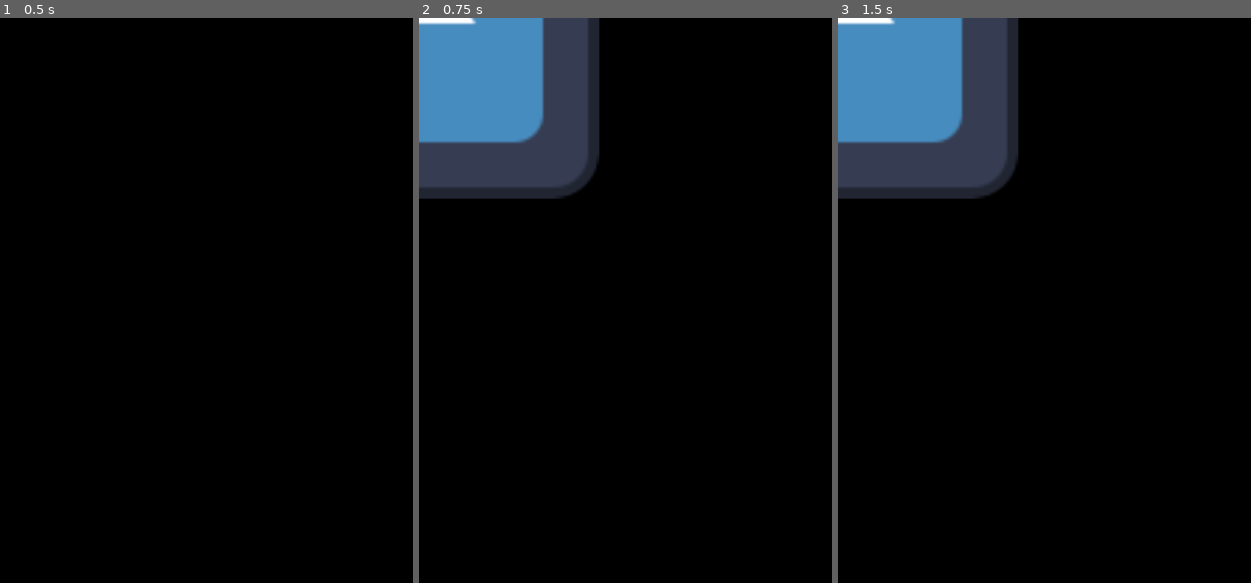
Above: before the commit, frames 1-3 (left to right).
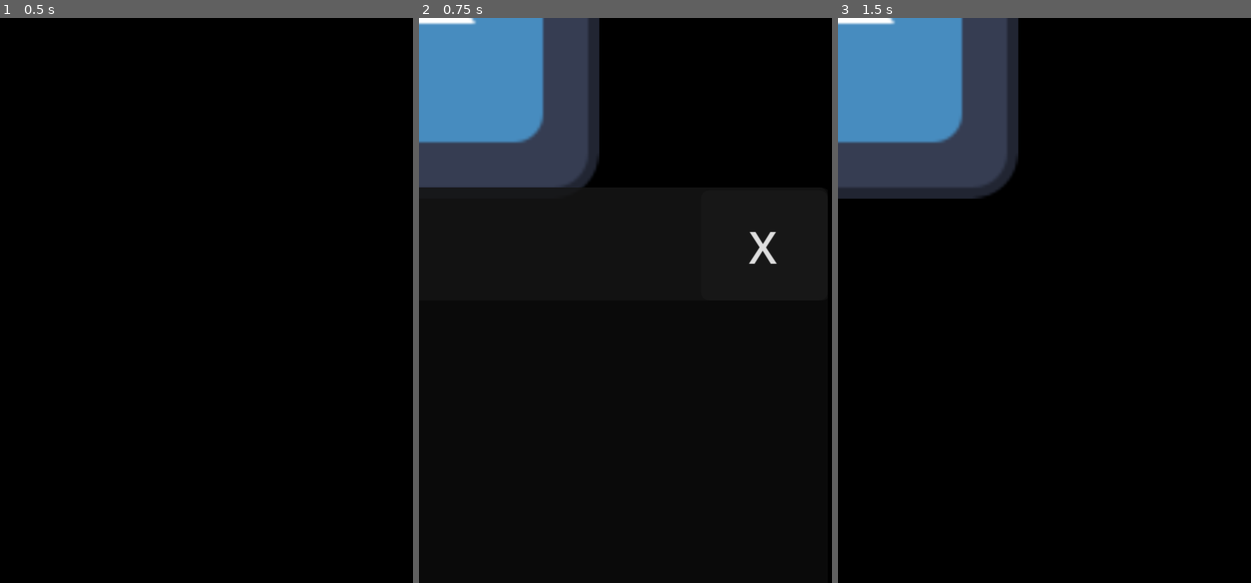
Above: after the commit, the same moments.

Repository: viywolf/Desktop-Pet
Game: Godot game, scene res://main.tscn
Same seed, same stepped clock (60 frames per second), same inputs: the game is played once before the commit and once after it. The engine's default icon, where the game draws it, is replaced by a stand-in: a white triangle on a blue panel in a dark square.
Inputs (mouse positions are in pixels of both pictures, inside the frame that each line leads up to):
- Up to frame 1 (0.5 s): no input
- Up to frame 2 (0.75 s): tap Enter at 0.5 s; move the mouse to (670, 413) at 0.52 s; press the mouse at (670, 413) at 0.53 s; hold Up (ui_up) from 0.53 s (still down)
- Up to frame 3 (1.5 s): right-click (1089, 413) at 0.8 s; release Up (ui_up) at 1.25 s; release the mouse at (1089, 413) at 1.25 s; click (1184, 244) at 1.25 s, where only the run after the commit has a clickable "X"

Frame 1 is identical in both runs. In frame 2, 0.3% of the frame differs, in the area x 0-87%, y 30-44%; in frame 3, nothing differs.

Commit message:
Right click menu

Diff:
--- a/behaviour.gd
+++ b/behaviour.gd
@@ -26,6 +26,8 @@
 
 var left_click_held := false
 
+var mouse_in_menu := false
+
 func _ready() -> void:
 	Engine.max_fps = 24
 	screen_size = Vector2(DisplayServer.screen_get_size())
@@ -49,34 +51,27 @@
 
 	if Input.is_action_just_pressed("ui_up"):
 		add_new_window()
+		open_options_window(offset)
 
 	# F8 Key
 	if Input.is_action_just_pressed("Terminate Program"):
 		print("I leave now, bye")
 		get_tree().quit()
 
-	if Input.is_action_pressed("Left Click") == false:
-		if left_click_held:
-			left_click_held = false
-			is_dragging = false
-			print("not dragging5")
-
-	#"""
 	if is_mouse_in_area:
 		if Input.is_action_just_pressed("Left Click"):
-			is_dragging = true
-			has_right_clicked = false
-			print("Left clicked!")
-		if Input.is_action_just_released("Left Click"):
+			if not mouse_in_menu:
+				is_dragging = true
+				has_right_clicked = false
+				print("Left clicked!")
+		elif Input.is_action_just_released("Left Click"):
 			is_dragging = false
-		if Input.is_action_just_pressed("Right Click"):
+		elif Input.is_action_just_pressed("Right Click"):
 			is_dragging = false
 			has_right_clicked = true
 			print("Right clicked!")
-	#"""
 
 	if is_dragging:
-		print("is dragging")
 		if saved_local_mouse_pos == Vector2.ZERO:
 			saved_local_mouse_pos = local_mouse_pos
 		var new_win_pos: Vector2 = mouse_pos - saved_local_mouse_pos
@@ -131,22 +126,6 @@
 		direction.y *= -1
 		try_to_idle()
 
-
-func _input(event: InputEvent) -> void:
-	print(event)
-	if event is InputEventMouseButton and event.pressed:
-		if event.button_index == MOUSE_BUTTON_LEFT:
-			print("left click")
-			left_click_held = true
-			if is_mouse_in_area:
-				print("Is in area and left click")
-				is_dragging = true
-		if event.button_index == MOUSE_BUTTON_RIGHT:
-			print("right click")
-	if is_dragging and not event.pressed:
-		is_dragging = false
-
-
 func try_to_idle() -> void:
 	if randf() < 0.3:
 		is_idling = true
@@ -168,3 +147,17 @@
 	add_child(new_window)
 	count += 1
 	print(count)
+
+
+func open_options_window(mouse_position: Vector2) -> void:
+	var options_window = load("res://options_window.tscn").instantiate()
+	options_window.position = mouse_position
+	add_child(options_window)
+
+
+func _on_menu_mouse_entered() -> void:
+	mouse_in_menu = true
+
+
+func _on_menu_mouse_exited() -> void:
+	mouse_in_menu = false
--- a/main.tscn
+++ b/main.tscn
@@ -34,20 +34,38 @@
 
 [node name="WindowPopup" type="Node2D" parent="MainWindow" unique_id=656472611]
 
-[node name="HBoxContainer" type="HBoxContainer" parent="MainWindow/WindowPopup" unique_id=682292283]
-offset_left = -60.0
-offset_top = -20.0
-offset_right = 63.0
-offset_bottom = 20.0
+[node name="Menu" type="Control" parent="MainWindow/WindowPopup" unique_id=1490537136]
+layout_mode = 3
+anchors_preset = 0
+offset_left = -62.0
+offset_top = -23.0
+offset_right = 62.0
+offset_bottom = 15.0
 
-[node name="LeftButton" type="Button" parent="MainWindow/WindowPopup/HBoxContainer" unique_id=1681658003]
+[node name="Panel" type="Panel" parent="MainWindow/WindowPopup/Menu" unique_id=817560434]
+layout_mode = 0
+offset_right = 125.0
+offset_bottom = 40.0
+
+[node name="HBoxContainer" type="HBoxContainer" parent="MainWindow/WindowPopup/Menu" unique_id=682292283]
+layout_mode = 0
+offset_right = 123.0
+offset_bottom = 40.0
+
+[node name="LeftButton" type="Button" parent="MainWindow/WindowPopup/Menu/HBoxContainer" unique_id=1681658003]
 layout_mode = 2
+mouse_filter = 1
 text = "<"
 
-[node name="Button" type="Button" parent="MainWindow/WindowPopup/HBoxContainer" unique_id=2012577982]
+[node name="Button" type="Button" parent="MainWindow/WindowPopup/Menu/HBoxContainer" unique_id=2012577982]
 layout_mode = 2
+mouse_filter = 1
 text = "textextet"
 
-[node name="RightButton" type="Button" parent="MainWindow/WindowPopup/HBoxContainer" unique_id=1416864584]
+[node name="RightButton" type="Button" parent="MainWindow/WindowPopup/Menu/HBoxContainer" unique_id=1416864584]
 layout_mode = 2
+mouse_filter = 1
 text = ">"
+
+[connection signal="mouse_entered" from="MainWindow/WindowPopup/Menu" to="." method="_on_menu_mouse_entered"]
+[connection signal="mouse_exited" from="MainWindow/WindowPopup/Menu" to="." method="_on_menu_mouse_exited"]
--- /dev/null
+++ b/options_window.gd
@@ -0,0 +1,4 @@
+extends Window
+
+func _on_close_button_pressed() -> void:
+	queue_free()
--- /dev/null
+++ b/options_window.tscn
@@ -0,0 +1,34 @@
+[gd_scene format=3 uid="uid://bdihk786xhko5"]
+
+[ext_resource type="Script" uid="uid://cjeqrcjib2nn" path="res://options_window.gd" id="1_uigoc"]
+
+[node name="OptionsWindow" type="Window" unique_id=1444355009]
+transparent_bg = true
+oversampling_override = 1.0
+position = Vector2i(0, 36)
+size = Vector2i(150, 300)
+unresizable = true
+borderless = true
+always_on_top = true
+transparent = true
+script = ExtResource("1_uigoc")
+
+[node name="Panel" type="Panel" parent="." unique_id=1820332756]
+custom_minimum_size = Vector2(150, 300)
+offset_right = 150.0
+offset_bottom = 300.0
+
+[node name="TopBar" type="Panel" parent="." unique_id=810455104]
+offset_right = 151.0
+offset_bottom = 40.0
+
+[node name="CloseButton" type="Button" parent="TopBar" unique_id=348944156]
+unique_name_in_owner = true
+layout_mode = 0
+offset_left = 105.0
+offset_top = 1.0
+offset_right = 150.0
+offset_bottom = 40.0
+text = "X"
+
+[connection signal="pressed" from="TopBar/CloseButton" to="." method="_on_close_button_pressed"]
--- a/project.godot
+++ b/project.godot
@@ -14,6 +14,10 @@
 run/main_scene="uid://0fc6ujc6qk17"
 config/features=PackedStringArray("4.7", "GL Compatibility")
 config/icon="res://icon.svg"
+
+[autoload]
+
+Settings="*uid://duylxo7dfxnw8"
 
 [debug]
 
--- /dev/null
+++ b/settings.gd
@@ -0,0 +1,11 @@
+extends Node
+
+
+# Called when the node enters the scene tree for the first time.
+func _ready() -> void:
+	pass # Replace with function body.
+
+
+# Called every frame. 'delta' is the elapsed time since the previous frame.
+func _process(delta: float) -> void:
+	pass
Not shown, added: options_window.gd.uid
Not shown, added: settings.gd.uid
